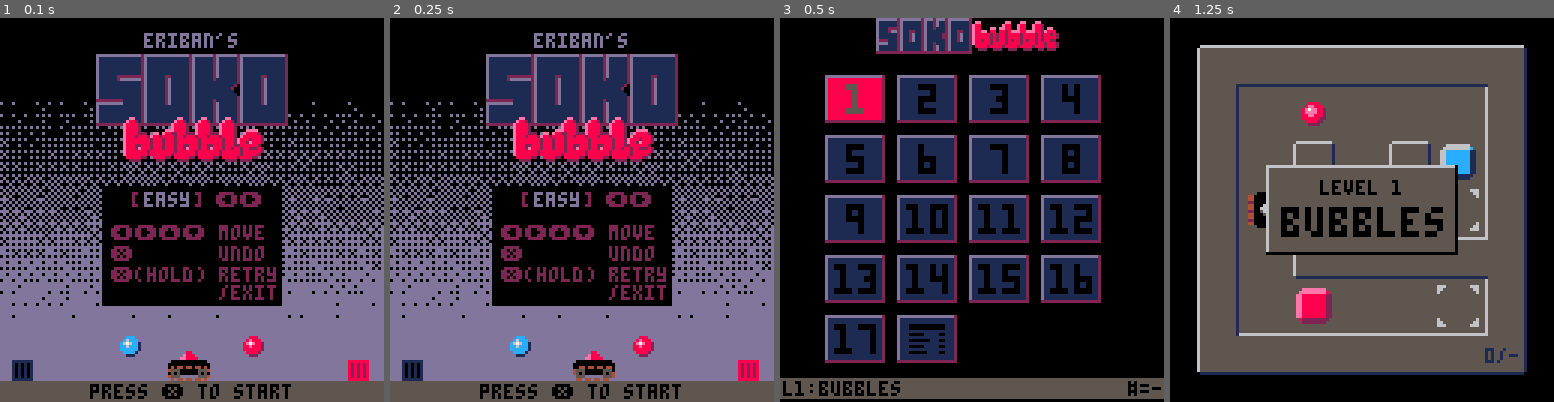
Above: before the commit, frames 1-4 (left to right).
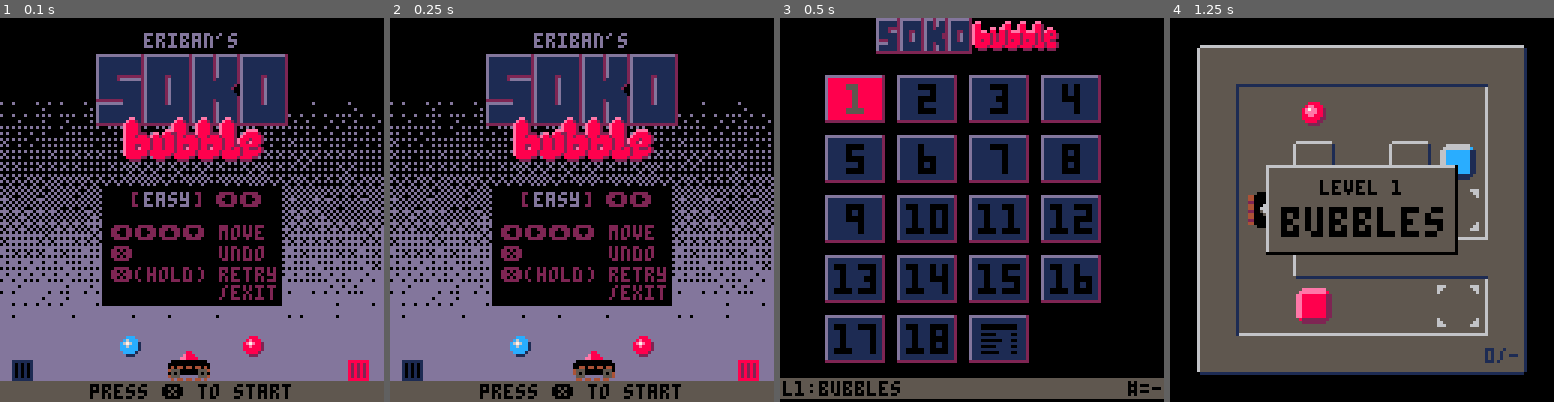
Above: after the commit, the same moments.

Repository: erwinbonsma/SokoBubbleP8
Game: PICO-8 cartridge sokobubble.p8
Two runs of this game, one before a commit and one after it. Both use one fixed random seed, a clock stepped at 60 frames per second and the inputs below.
Inputs:
- Up to frame 1 (0.1 s): no input
- Up to frame 2 (0.25 s): no input
- Up to frame 3 (0.5 s): tap X (X key) at 0.33 s
- Up to frame 4 (1.25 s): tap O (Z key) at 0.7 s; tap X (X key) at 1.07 s

Frames 1-2 are identical in both runs. In frame 3, 2.1% of the frame differs, in the area x 32-65%, y 77-90%; in frame 4, nothing differs.

Commit message:
Add level 'windmill'

Diff:
--- a/sokobubble.p8
+++ b/sokobubble.p8
@@ -82,6 +82,11 @@
  id=13,
  score_dx=-8
 },{
+ name="windmill",
+ mapdef={96,0,8,8},
+ id=18,
+ score_dx=-8
+},{
 -- name="wip-rgb-2",
 -- mapdef={64,0,8,8}
 --},{
@@ -118,11 +123,11 @@
 
 box_colors={
  [77]=1,[93]=1,[109]=3,[125]=3,
- [94]=1
+ [94]=1,[124]=3
 }
 tgt_colors={
  [77]=1,[93]=3,[109]=1,[125]=3,
- [108]=-1,[94]=3
+ [108]=-1,[94]=3,[124]=2
 }
 bub_colors={
  [94]=3
@@ -1377,7 +1382,7 @@
  _statsview=statsview:new()
 
  scene=_title
- --start_level(1)
+ --start_level(19)
 end
 
 function _update60()
@@ -1668,12 +1673,12 @@
 00111100001111000011110000111100001111000330033000000000066006600990099008800880033003300cc00cc006600660091111900000000000000000
 00000000000000000000000000000000000000000000000000000000000000000000000000000000000000000000000000000000000000000000000000000000
 00000000000000000000000000000000000000000000000000000000000000000000000000000000000000000000000000000000000000000000000000000000
-00666600006666000066660000666600006666000cc00cc000000000066006600990099008800880033003300cc00cc00000000003bbbb300000000000000000
-06cccc1006ca9c1006ce8c1006cb3c1006c6cc100c0000c00006c0000606c0600906c0900806c0800306c0300c06c0c0000000000b3333100000000000000000
-06cccc1006a7a91006e7e81006b7b31006676c100000000000676c0000676c0000676c0000676c0000676c0000676c00000000000b3333100000000000000000
-06cccc10069a9910068e8810063b331006c6cc100000000000c6cc0000c6cc0000c6cc0000c6cc0000c6cc0000c6cc00000000000b3333100000000000000000
-06cccc1006c99c1006c88c1006c33c1006cccc100c0000c0000cc000060cc060090cc090080cc080030cc0300c0cc0c0000000000b3333100000000000000000
-00111100001111000011110000111100001111000cc00cc000000000066006600990099008800880033003300cc00cc000000000031111300000000000000000
+00666600006666000066660000666600006666000cc00cc000000000066006600990099008800880033003300cc00cc008bbbb8003bbbb300000000000000000
+06cccc1006ca9c1006ce8c1006cb3c1006c6cc100c0000c00006c0000606c0600906c0900806c0800306c0300c06c0c00b3333100b3333100000000000000000
+06cccc1006a7a91006e7e81006b7b31006676c100000000000676c0000676c0000676c0000676c0000676c0000676c000b3333100b3333100000000000000000
+06cccc10069a9910068e8810063b331006c6cc100000000000c6cc0000c6cc0000c6cc0000c6cc0000c6cc0000c6cc000b3333100b3333100000000000000000
+06cccc1006c99c1006c88c1006c33c1006cccc100c0000c0000cc000060cc060090cc090080cc080030cc0300c0cc0c00b3333100b3333100000000000000000
+00111100001111000011110000111100001111000cc00cc000000000066006600990099008800880033003300cc00cc008111180031111300000000000000000
 00000000000000000000000000000000000000000000000000000000000000000000000000000000000000000000000000000000000000000000000000000000
 000ee00000000000000ee000000ee000000ee00000000000ddddddd2ddddddd2ddd2ddd2ddddddd2000000000000000000000000000000000000000000000000
 00e882000000000000e8820000e8820000e8820000000000d1111112d1111112d112d112d11111120ee00000000ee000ee000ee0000000000055555555555500
@@ -1870,24 +1875,24 @@
 
 
 __gff__
-00000000000000000000000000000000020202020202020202020200000000000202020202020202020202000000000002020202020202020202020202020202041414141408101818181818060c0000041414141408101818181818010c1c00041414141408101818181818080c0000041414141408101818181818000c0000
+00000000000000000000000000000000020202020202020202020200000000000202020202020202020202000000000002020202020202020202020202020202041414141408101818181818060c0000041414141408101818181818010c1c00041414141408101818181818080c00000414141414081018181818180c0c0000
 0000000000000000000000000000000000000000000000000000000000000000000000000000000000000000000000000000000000000000000000000000000002020202020202020202020202020202020202020202020202020202020202020202020202020202020202020202000002020202020202020202020202020000
 __map__
-3136363636363632313636363636363231363636363636321036363636363611103636363636361122313636363632221036363636363611313636363636363231363601013636321036360101363611103636363636361110363636363636110000000000000000000000000000000000000000000000000000000000000000
-355c000000000035355500003f006535355c0000000000353546004545005635353f000046003f3531340000460033323575000000007535355c000000006a35355c000000006535355c000000000035355c00000000003535484d00400065350000000000000000000000000000000000000000000000000000000000000000
-350000000000003535005c6000000035350000000000003535005c7070000035355c600101700035355c60000070003535005570705500353500505070706535350050507070653535007000005000353500400000700035355e6065004600350000000000000000000000000000000000000000000000000000000000000000
-3500005000703f35353f00567640003535755076567055353565500000605535350000697800003535000055450000353500705c565000353500000000003a3c3e38000000006635350070000050003535006200005400353545656d006060350000000000000000000000000000000000000000000000000000000000000000
-35000070000000353500506646003f35357550765670553535655000006055353500007565000035333276756566003535007076005000353e380060600000353576006060003a3c3500007656000035350000000000003535654d5d600000350000000000000000000000000000000000000000000000000000000000000000
-3500005400755535350000007000003535000000000000353500004040000035350040000050003522354000005000353500755050750035357500000000003535750000000000352032005575003121203275554565312135614500004000350000000000000000000000000000000000000000000000000000000000000000
-3556003f005575353545003f0000753535000000000000353566007575007635353f005600003f3522350000560031343555000000005535357b00003755593535750037565555352235005575003522223500466600352235004500400000350000000000000000000000000000000000000000000000000000000000000000
-3336363636363634333636363636363433363636363636342036363636363621203636363636362122333636363634222036363636363621333636363d3636343336363d363636342220363636362122222036363636212220363636363636210000000000000000000000000000000000000000000000000000000000000000
-3136363636363231363b363b3632313636363636323136363636363632000000000000003136363636363632313636363222222231363636363632313636363636363200000000000000000000000000000000000000000000000000000000000000000000000000000000000000000000000000000000000000000000000000
-350056000000353575397639753535000000000035355c00000000003500000000000000355c0000000000353500000033363632355c0000707535355c00000000003500000000000000000000000000000000000000000000000000000000000000000000000000000000000000000000000000000000000000000000000000
-350037003770353500000000003535005c60400035357550765670553500000000000000350070595b500035350000500000753535750000700035350070595b50003500000000000000000000000000000000000000000000000000000000000000000000000000000000000000000000000000000000000000000000000000
-355c3576356c353570005c00503535005066005635357550765670553500000000000000350070797b5000353e38763056563a3c35760101707535350070797b50003500000000000000000000000000000000000000000000000000000000000000000000000000000000000000000000000000000000000000000000000000
-350033363d363c35000000000035350070006c6c353500000000000035000000000000003500000000000035355c50007000553535750000700035350070557550003500000000000000000000000000000000000000000000000000000000000000000000000000000000000000000000000000000000000000000000000000
-35005000006c3535553756375535350000766c47353500000000000035000000000000002032000000003121350000000000553535000000707535350070755550003500000000000000000000000000000000000000000000000000000000000000000000000000000000000000000000000000000000000000000000000000
-3336363636363433363d363d3634333636363636343336363636363634000000000000002233363636363422333636363636363433363636363634203636363636362100000000000000000000000000000000000000000000000000000000000000000000000000000000000000000000000000000000000000000000000000
+3136363636363632313636363636363231363636363636321036363636363611103636363636361122313636363632221036363636363611313636363636363231363601013636321036360101363611103636363636361110363636363636111036363636363611103636363636361100000000000000000000000000000000
+355c000000000035355500003f006535355c0000000000353546004545005635353f000046003f3531340000460033323575000000007535355c000000006a35355c000000006535355c000000000035355c00000000003535484d00400065353500005b00450035354675000045563500000000000000000000000000000000
+350000000000003535005c6000000035350000000000003535005c7070000035355c600101700035355c60000070003535005570705500353500505070706535350050507070653535007000005000353500400000700035355e6065004600353575005000000035357500500000453500000000000000000000000000000000
+3500005000703f35353f00567640003535755076567055353565500000605535350000697800003535000055450000353500705c565000353500000000003a3c3e38000000006635350070000050003535006200005400353545656d00606035355c004050607835355c00405060003500000000000000000000000000000000
+35000070000000353500506646003f35357550765670553535655000006055353500007565000035333276756566003535007076005000353e380060600000353576006060003a3c3500007656000035350000000000003535654d5d60000035354a407066000035350040706600003500000000000000000000000000000000
+3500005400755535350000007000003535000000000000353500004040000035350040000050003522354000005000353500755050750035357500000000003535750000000000352032005575003121203275554565312135614500004000353500000070005535356500007000553500000000000000000000000000000000
+3556003f005575353545003f0000753535000000000000353566007575007635353f005600003f3522350000560031343555000000005535357b0000375559353575003756555535223500557500352222350046660035223500450040000035350065007c000035357665006055663500000000000000000000000000000000
+3336363636363634333636363636363433363636363636342036363636363621203636363636362122333636363634222036363636363621333636363d3636343336363d363636342220363636362122222036363636212220363636363636212036363636363621203636363636362100000000000000000000000000000000
+3136363636363231363b363b3632313636363636323136363636363632000000000000003136363636363632313636363222222231363636363632313636363636363231363601363632000000000000000000000000000000000000000000000000000000000000000000000000000000000000000000000000000000000000
+350056000000353575397639753535000000000035355c00000000003500000000000000355c0000000000353500000033363632355c0000707535355c000000000035354b0040005835000000000000000000000000000000000000000000000000000000000000000000000000000000000000000000000000000000000000
+350037003770353500000000003535005c60400035357550765670553500000000000000350070595b500035350000500000753535750000700035350070595b500035355c4b40580035000000000000000000000000000000000000000000000000000000000000000000000000000000000000000000000000000000000000
+355c3576356c353570005c00503535005066005635357550765670553500000000000000350070797b5000353e38763056563a3c35760101707535350070797b50003535707000505035000000000000000000000000000000000000000000000000000000000000000000000000000000000000000000000000000000000000
+350033363d363c35000000000035350070006c6c353500000000000035000000000000003500000000000035355c50007000553535750000700035350070557550003535007a60690035000000000000000000000000000000000000000000000000000000000000000000000000000000000000000000000000000000000000
+35005000006c3535553756375535350000766c473535000000000000350000000000000020320000000031213500000000005535350000007075353500707555500035357a0060006935000000000000000000000000000000000000000000000000000000000000000000000000000000000000000000000000000000000000
+3336363636363433363d363d3634333636363636343336363636363634000000000000002233363636363422333636363636363433363636363634203636363636362133363636363634000000000000000000000000000000000000000000000000000000000000000000000000000000000000000000000000000000000000
 3a3b383737313831363636363636320000000000000000000000000000000000000000000000000000000000000000000000000000000000000000000000000000000000000000000000000000000000000000000000000000000000000000000000000000000000000000000000000000000000000000000000000000000000
 22355c3e3c3e3835590050007075350000000000000000000000000000000000000000000000000000000000000000000000000000000000000000000000000000000000000000000000000000000000000000000000000000000000000000000000000000000000000000000000000000000000000000000000000000000000
 223945393933383e3800005c003a3c0000000000000000000000000000000000000000000000000000000000000000000000000000000000000000000000000000000000000000000000000000000000000000000000000000000000000000000000000000000000000000000000000000000000000000000000000000000000
